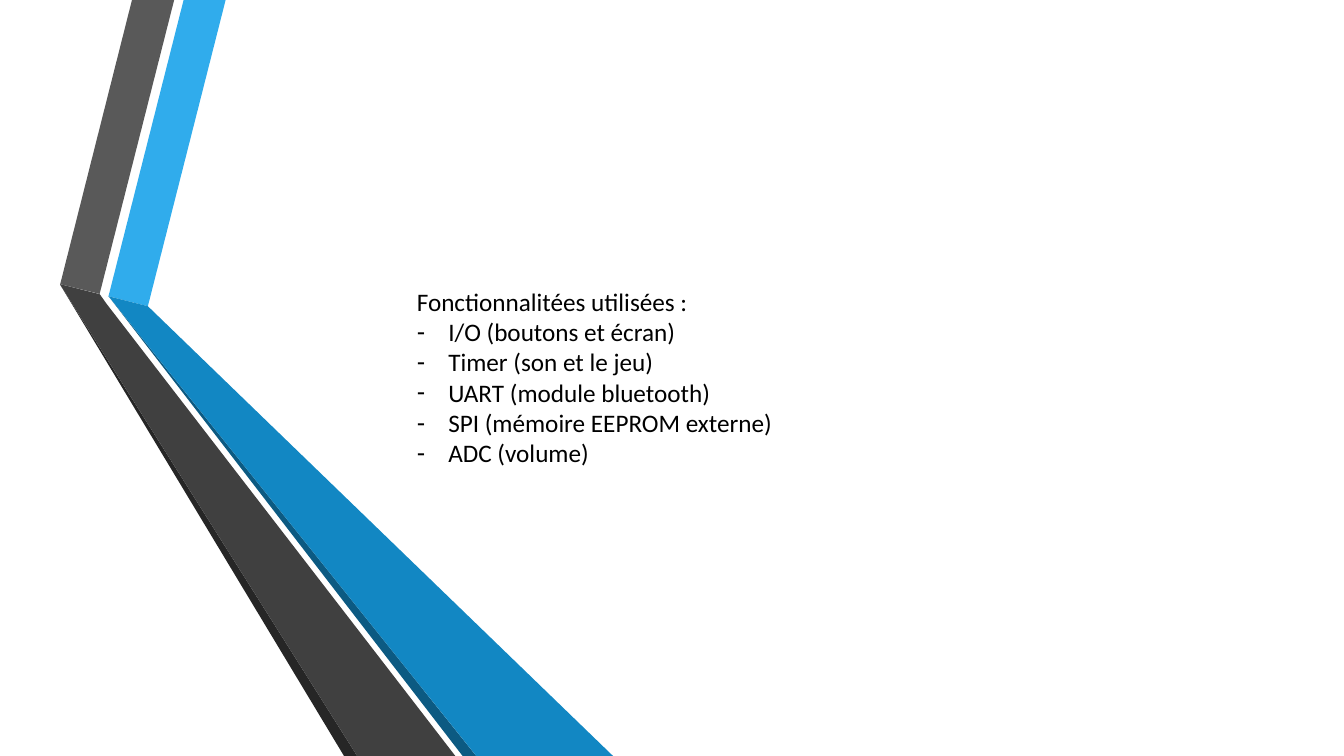
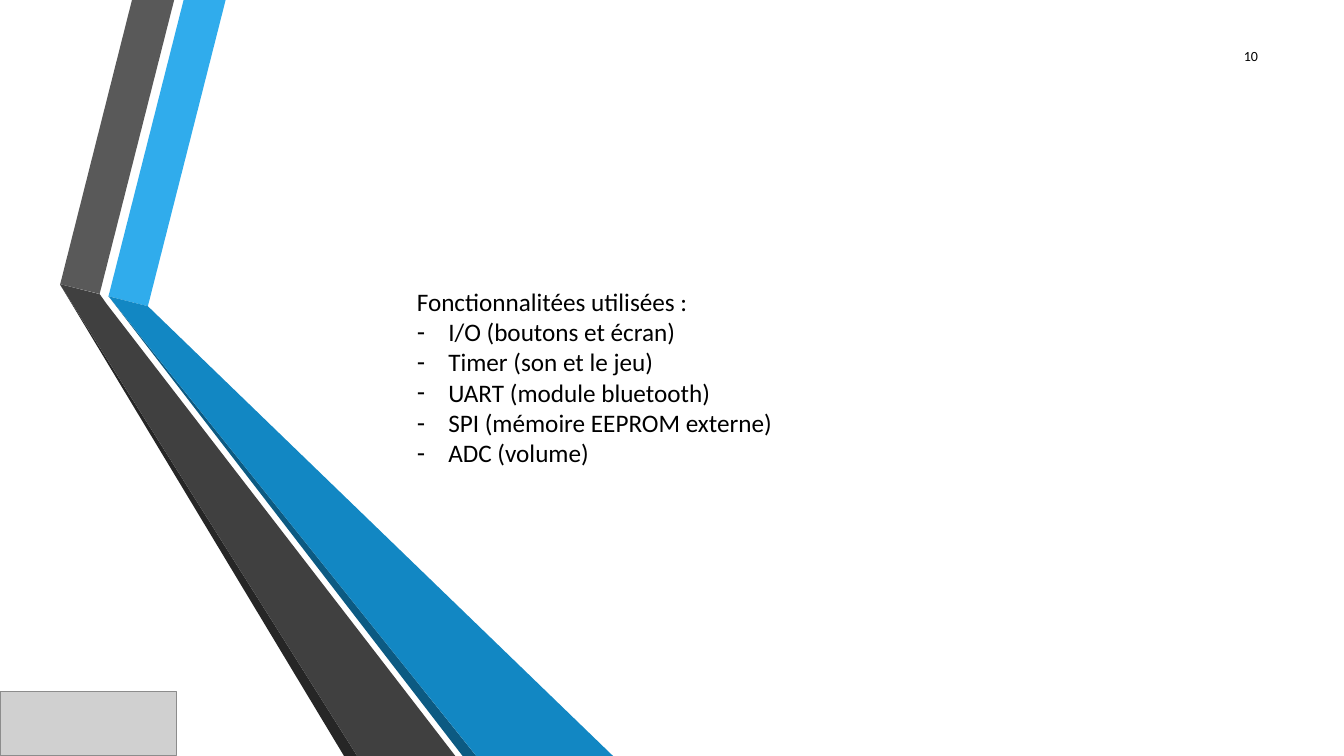
Before and after one commit to JeanSOUDIER/Bas-Niveau, a slide deck: slide 10 of Projet électif.pptx. Drawn at 1344x756 pixels with LibreOffice and Linux fonts; fonts in the diff are those of the drawing; grey boxes stand for pictures; background and template pictures are left out. Boxes give left, top, right and bottom in pixels: in the first picture for what was removed or moved away, otherwise in the second. Text is boxed around its words. In the diff, an @@ line names an element or a change of style, - is before the commit and + after.

```diff
--- a/Projet électif.pptx
+++ b/Projet électif.pptx
@@ page number added at (1244,52,1258,61), 10 pt, text #000000 @@
+10
@@ picture added at (0,692,176,756) @@
```
Also in this commit, not shown: 9 other slides changed, 2 slides added, 2 slides removed.
